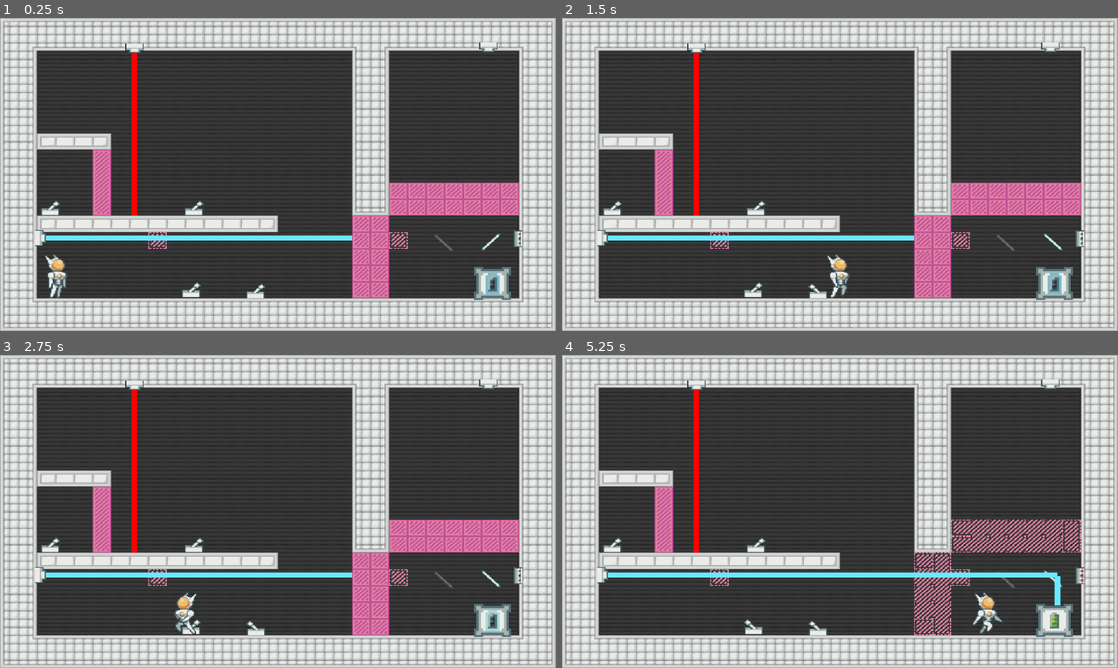
Above: before the commit, frames 1-4 (two rows, left to right).
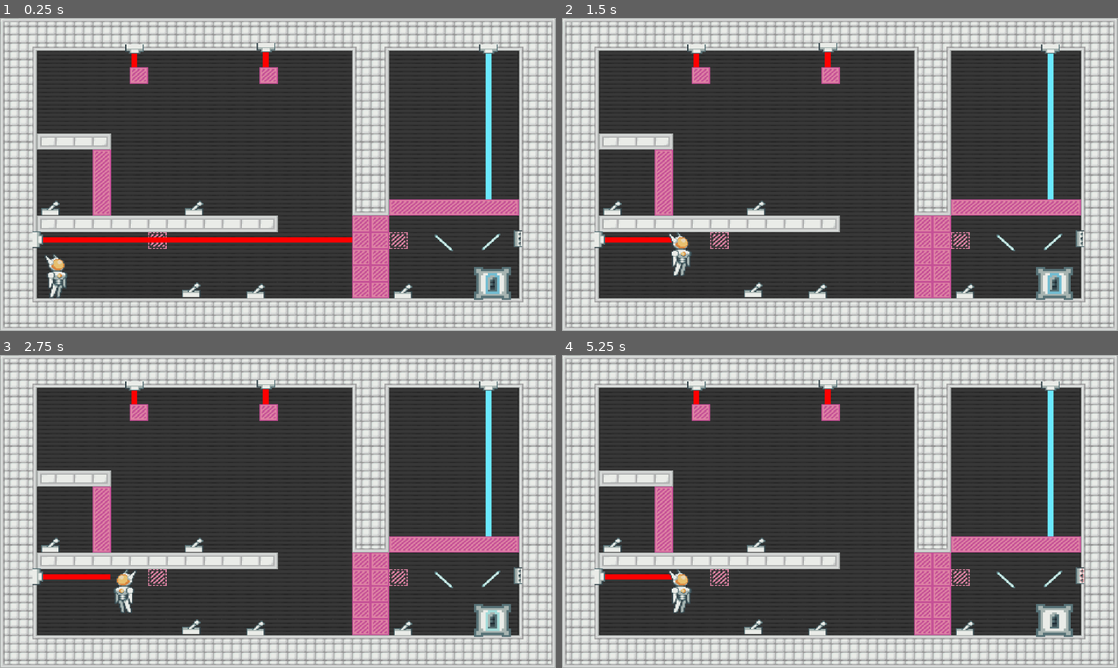
Above: after the commit, the same moments.

Repository: rakthalekk/VGDC-Fall-2021-Project
Game: Godot game, scene res://src/levels/Level6.tscn
Same seed, same stepped clock (60 frames per second), same inputs: the game is played once before the commit and once after it. This scene is started directly instead of the project's main scene.
Inputs:
- Up to frame 1 (0.25 s): no input
- Up to frame 2 (1.5 s): tap Enter at 0.5 s; hold Right (move_right) from 0.53 s (still down); tap X (interact) at 0.6, 1.35 s; tap Z (jump) at 0.77 s
- Up to frame 3 (2.75 s): tap Z (jump) at 1.52 s; release Right (move_right) at 2.03 s; hold Left (move_left) from 2.03 s (still down); tap X (interact) at 2.1 s
- Up to frame 4 (5.25 s): release Left (move_left) at 2.78 s; hold Right (move_right) 2.78-4.28 s; tap X (interact) every 0.75 s from 2.85 to 5.1 s; tap Z (jump) at 3.02, 3.77, 4.52 s; hold Left (move_left) 4.28-5.03 s; hold Right (move_right) from 5.03 s (still down)

The runs differ from the first frame. In frame 1, 4.6% of the frame differs, in the area x 5-94%, y 7-90%; in frame 2, 5.0%; in frame 3, 5.0%; in frame 4, 7.7%.

Commit message:
lvl 6 complete
Finished level 6

Diff:
--- a/Puzzle Platformer/project.godot
+++ b/Puzzle Platformer/project.godot
@@ -160,6 +160,6 @@
 
 [rendering]
 
+2d/snapping/use_gpu_pixel_snap=true
+environment/default_environment="res://default_env.tres"
 quality/2d/use_pixel_snap=true
-environment/default_environment="res://default_env.tres"
-2d/snapping/use_gpu_pixel_snap=true
--- a/Puzzle Platformer/src/levels/Level6.tscn
+++ b/Puzzle Platformer/src/levels/Level6.tscn
@@ -60,7 +60,7 @@
 1/shapes = [  ]
 1/z_index = 0
 
-[node name="Level6" type="Node2D"]
+[node name="level6" type="Node2D"]
 
 [node name="Tilemaps" type="Node2D" parent="."]
 
@@ -74,12 +74,19 @@
 [node name="Barriers" type="Node2D" parent="."]
 
 [node name="Barrier" parent="Barriers" instance=ExtResource( 4 )]
-tile_data = PoolIntArray( -458717, 1, 0, -458716, 1, 0, -458715, 1, 0, -458714, 1, 0, -458713, 1, 0, -458712, 1, 0, -458711, 1, 0, -393181, 1, 0, -393180, 1, 0, -393179, 1, 0, -393178, 1, 0, -393177, 1, 0, -393176, 1, 0, -393175, 1, 0, -327647, 1, 0, -327646, 1, 0, -262122, 0, 0, -262111, 1, 0, -262110, 1, 0, -262109, 0, 0, -196575, 1, 0, -196574, 1, 0, -131039, 1, 0, -131038, 1, 0, -65503, 1, 0, -65502, 1, 0 )
+tile_data = PoolIntArray( -262122, 0, 0, -262109, 0, 0 )
 
 [node name="Barrier2" parent="Barriers" instance=ExtResource( 4 )]
+tile_data = PoolIntArray( -327647, 1, 0, -327646, 1, 0, -262111, 1, 0, -262110, 1, 0, -196575, 1, 0, -196574, 1, 0, -131039, 1, 0, -131038, 1, 0, -65503, 1, 0, -65502, 1, 0 )
 
 [node name="Barrier3" parent="Barriers" instance=ExtResource( 4 )]
 tile_data = PoolIntArray( -589805, 1, 2, -524269, 1, 196610, -458733, 1, 65538, -393197, 1, 262146 )
+
+[node name="Barrier4" parent="Barriers" instance=ExtResource( 4 )]
+tile_data = PoolIntArray( -917476, 1, 0, -393181, 1, 131072, -393180, 1, 131075, -393179, 1, 131075, -393178, 1, 131073, -393177, 1, 131073, -393176, 1, 131073, -393175, 1, 131076 )
+
+[node name="Barrier5" parent="Barriers" instance=ExtResource( 4 )]
+tile_data = PoolIntArray( -917483, 1, 0 )
 
 [node name="Levers" type="Node2D" parent="."]
 
@@ -95,6 +102,9 @@
 [node name="Lever4" parent="Levers" instance=ExtResource( 8 )]
 position = Vector2( 267.514, -88.5246 )
 
+[node name="Lever5" parent="Levers" instance=ExtResource( 8 )]
+position = Vector2( 572.11, -7.94595 )
+
 [node name="Mirrors" type="Node2D" parent="."]
 
 [node name="Mirror" parent="Mirrors" instance=ExtResource( 6 )]
@@ -103,21 +113,27 @@
 [node name="Mirror2" parent="Mirrors" instance=ExtResource( 6 )]
 position = Vector2( 607.245, -53.5029 )
 orientation = "down"
-enabled = false
 
 [node name="Lasers" type="Node2D" parent="."]
 
 [node name="Laser" parent="Lasers" instance=ExtResource( 5 )]
-position = Vector2( 262.217, -58.2705 )
+position = Vector2( 260.098, -56.6813 )
 enabled = true
+deadly = true
 
 [node name="Laser2" parent="Lasers" instance=ExtResource( 5 )]
-position = Vector2( 645.743, -240.087 )
+position = Vector2( 645.743, -238.087 )
 enabled = true
 orientation = "down"
 
 [node name="Laser3" parent="Lasers" instance=ExtResource( 5 )]
-position = Vector2( 340.088, -239.028 )
+position = Vector2( 340.088, -238.028 )
+enabled = true
+orientation = "down"
+deadly = true
+
+[node name="Laser4" parent="Lasers" instance=ExtResource( 5 )]
+position = Vector2( 453.45, -239.439 )
 enabled = true
 orientation = "down"
 deadly = true
@@ -138,7 +154,15 @@
 position = Vector2( 464, -120 )
 current = true
 zoom = Vector2( 0.4, 0.45 )
+
 [connection signal="flip" from="Levers/Lever" to="Barriers/Barrier" method="_on_Lever_flip"]
 [connection signal="flip" from="Levers/Lever2" to="Mirrors/Mirror" method="_on_Lever_flip"]
-[connection signal="flip" from="Levers/Lever3" to="Barriers/Barrier2" method="_on_Lever_flip"]
-[connection signal="flip" from="Levers/Lever4" to="Mirrors/Mirror" method="_on_Lever_flip"]
+[connection signal="flip" from="Levers/Lever3" to="Barriers/Barrier4" method="_on_Lever_flip"]
+[connection signal="flip" from="Levers/Lever3" to="Barriers/Barrier5" method="_on_Lever_flip"]
+[connection signal="flip" from="Levers/Lever4" to="Mirrors/Mirror2" method="_on_Lever_flip_2"]
+[connection signal="flip" from="Levers/Lever5" to="Barriers/Barrier3" method="_on_Lever_flip"]
+[connection signal="flip" from="Levers/Lever5" to="Barriers/Barrier" method="_on_Lever_flip"]
+[connection signal="disable" from="LaserSensors/LaserReceiver" to="Barriers/Barrier4" method="_on_LaserReceiver_enable"]
+[connection signal="disable" from="LaserSensors/LaserReceiver" to="Barriers/Barrier2" method="_on_LaserReceiver_enable"]
+[connection signal="enable" from="LaserSensors/LaserReceiver" to="Barriers/Barrier4" method="_on_LaserReceiver_disable"]
+[connection signal="enable" from="LaserSensors/LaserReceiver" to="Barriers/Barrier2" method="_on_LaserReceiver_disable"]
--- a/Puzzle Platformer/src/levels/TitleScreen.tscn
+++ b/Puzzle Platformer/src/levels/TitleScreen.tscn
@@ -431,6 +431,7 @@
 __meta__ = {
 "_edit_use_anchors_": false
 }
+
 [connection signal="pressed" from="TitleScreenButtons/StartGame" to="." method="_on_Button_pressed"]
 [connection signal="pressed" from="TitleScreenButtons/LevelSelect" to="." method="_on_LevelSelect_pressed"]
 [connection signal="pressed" from="TitleScreenButtons/Settings" to="." method="_on_Settings_pressed"]
